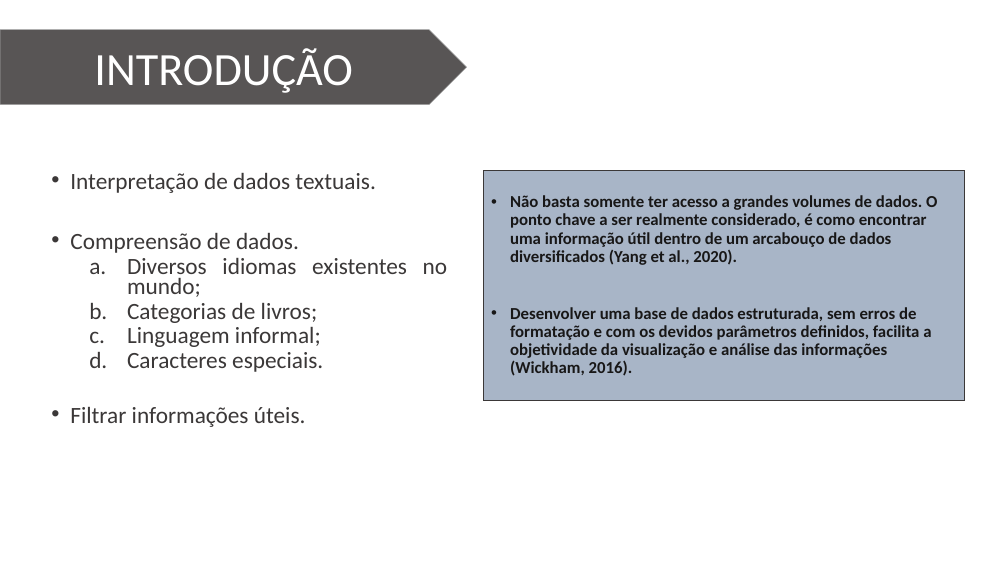
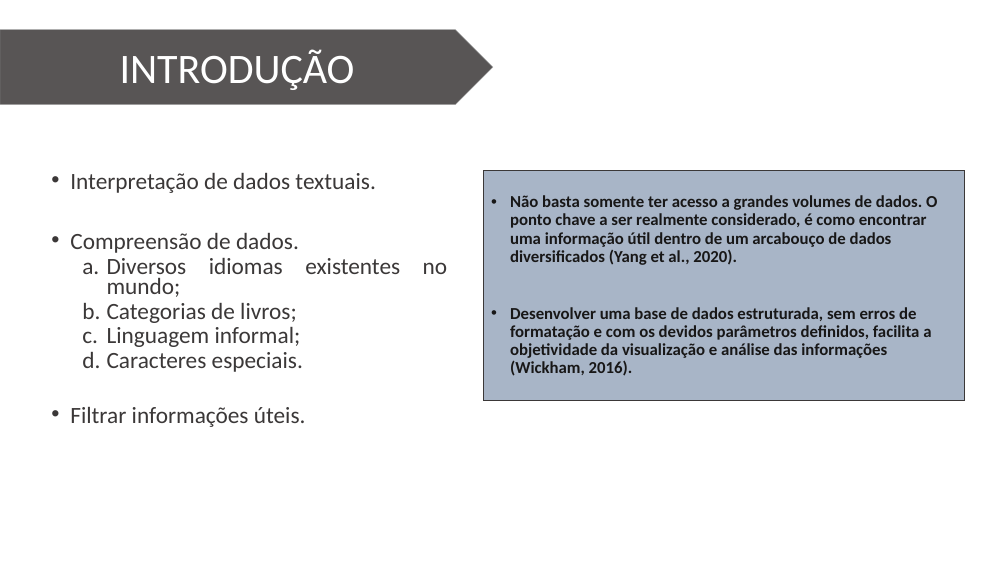
Before and after one commit to Wiryco/Natural-Language-Analysis-And-Processing, a slide deck: slide 2 of Apresentação TCC - Vinícius Andrade Lopes.pptx. Drawn at 1008x567 pixels with LibreOffice and Linux fonts; fonts in the diff are those of the drawing; background and template pictures are left out. Boxes give left, top, right and bottom in pixels: in the first picture for what was removed or moved away, otherwise in the second. Text is boxed around its words. In the diff, an @@ line names an element or a change of style, - is before the commit and + after.

```diff
--- a/Apresentação TCC - Vinícius Andrade Lopes.pptx
+++ b/Apresentação TCC - Vinícius Andrade Lopes.pptx
@@ pentagon arrow "INTRODUÇÃO" resized from (x1=0, y1=29, x2=467, y2=104) to (x1=0, y1=29, x2=493, y2=104) @@
@@ pentagon arrow "INTRODUÇÃO" at (x1=0, y1=29, x2=493, y2=104): size 44 to 40 pt @@
@@ text at (x1=107, y1=258, x2=448, y2=372): indent changed @@
```
Also in this commit, not shown: 3 other slides changed, 2 slides added, 1 slide removed.
